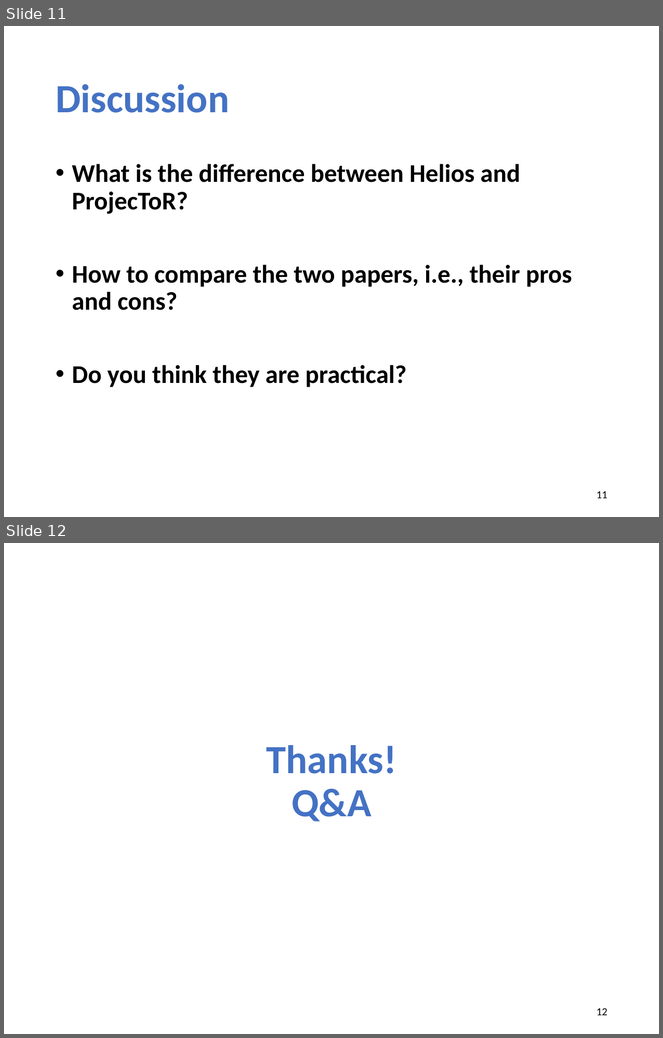
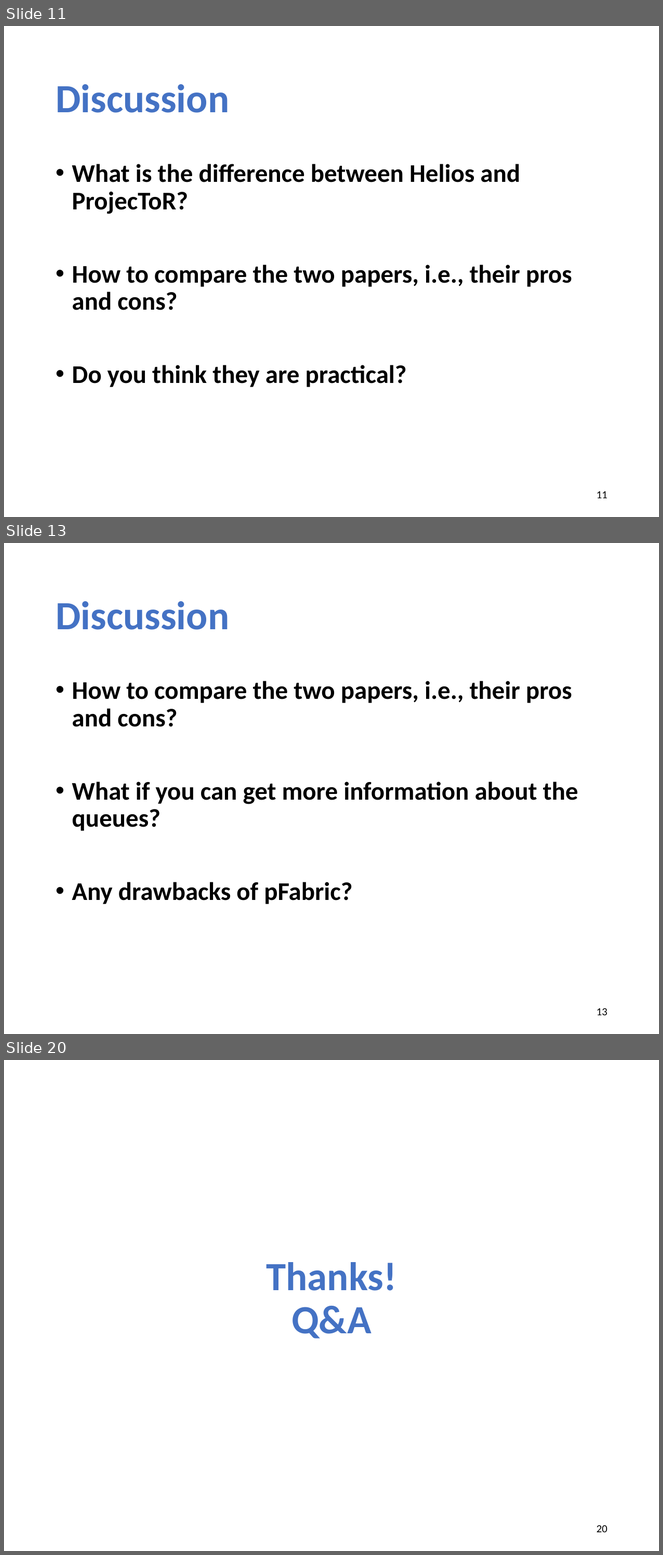
Before and after one commit to xinjin/course-adv-net, a slide deck: slides/lec06_datacenter.pptx. Shown one above the other, each under a label of ours: slides 11 and 12 before the commit, slides 11, 13 and 20 after it; the slides between them are not shown. The pictures are 663x1038 and 663x1555 pixels, drawn with LibreOffice and Linux fonts; fonts in the diff are those of the drawing. Boxes give left, top, right and bottom in pixels: in the first picture for what was removed or moved away, otherwise in the second. Text is boxed around its words. In the diff, an @@ line names an element or a change of style, - is before the commit and + after.

```diff
--- a/slides/lec06_datacenter.pptx
+++ b/slides/lec06_datacenter.pptx
@@ slide 13 added at box(4, 543, 659, 1034), background #FFFFFF @@
@@ title added at box(55, 601, 229, 630), 44 pt, text #4472C4, bold @@
+Discussion
@@ text added at box(72, 681, 579, 904), 28 pt, text #000000, bold @@
+• How to compare the two papers, i.e., their pros and cons?
+• What if you can get more information about the queues?
+• Any drawbacks of pFabric?
@@ page number added at box(597, 1008, 608, 1016), 12 pt, text #000000 @@
+13
@@ what was slide 12 is now slide 20 @@
@@ page number at box(597, 1525, 608, 1533): text changed @@
-12
+20
```
Also in this commit, not shown: 1 slide changed, 7 other slides added, 2 other files.
